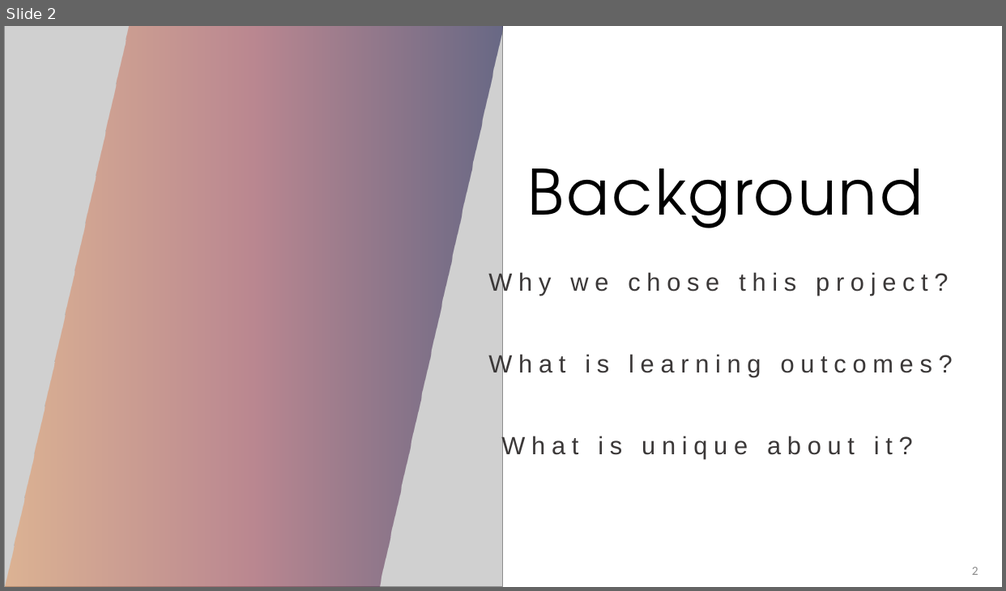
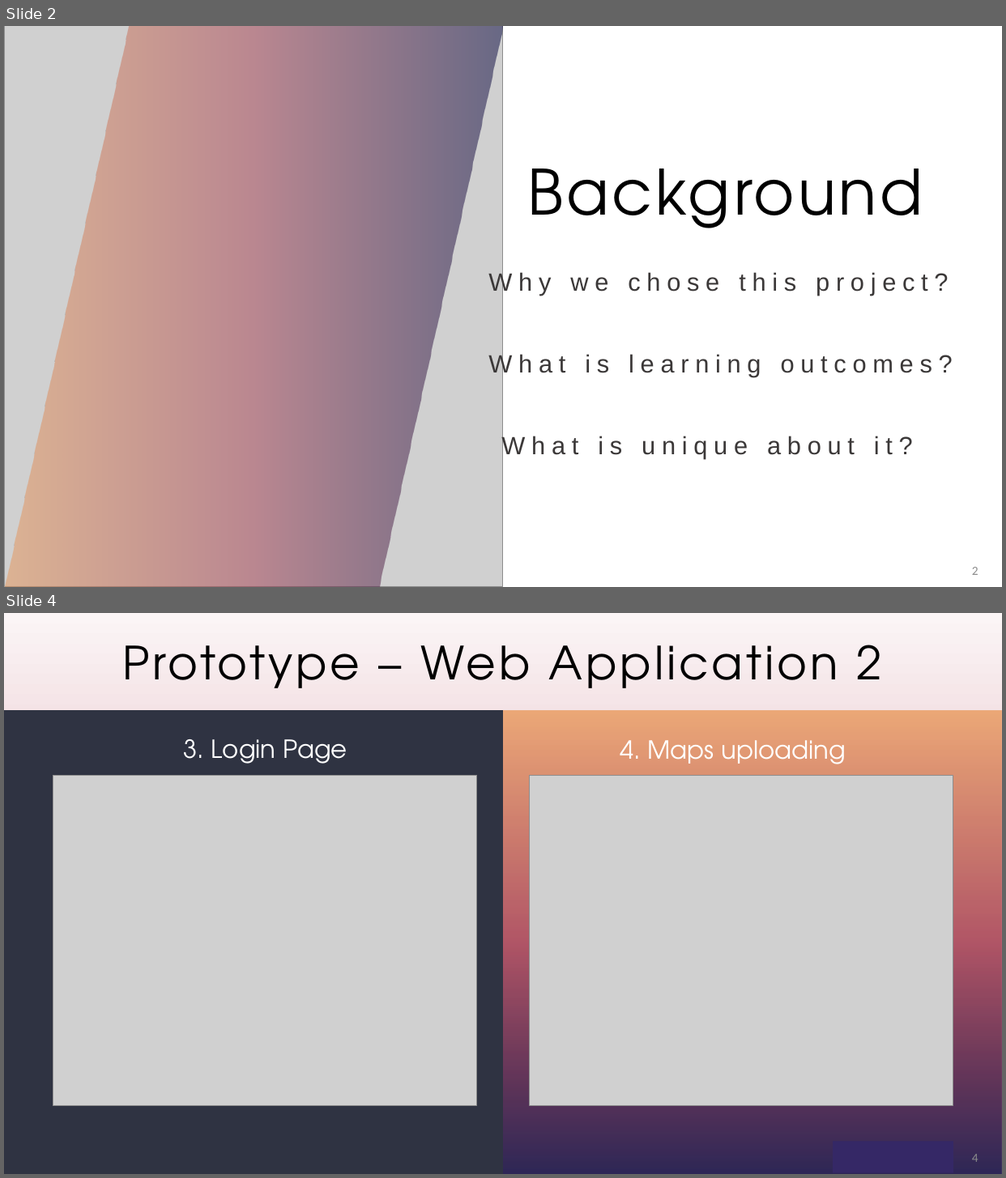
Before and after one commit to Pathfinder-Team/Computing-Project-2019---PathFinder, a slide deck: Documents/Technical Proposal - Due 21-10-19/PathFinder_presentation.pptx. Shown one above the other, each under a label of ours: slide 2 before the commit, slides 2 and 4 after it; the slides between them are not shown. The pictures are 1006x591 and 1006x1178 pixels, drawn with LibreOffice and Linux fonts; fonts in the diff are those of the drawing; grey boxes stand for pictures. Boxes give left, top, right and bottom in pixels: in the first picture for what was removed or moved away, otherwise in the second. Text is boxed around its words. In the diff, an @@ line names an element or a change of style, - is before the commit and + after.

```diff
--- a/Documents/Technical Proposal - Due 21-10-19/PathFinder_presentation.pptx
+++ b/Documents/Technical Proposal - Due 21-10-19/PathFinder_presentation.pptx
@@ slide 4 added at [4,613,1002,1174], background gradient #FBF5F6 to #DCA3AE to #E8C2C9; not listed: 1 template element that a slide beside it also shows @@
@@ title added at [122,645,882,688], 44 pt, text #000000 @@
+Prototype – Web Application 2
@@ rectangle added at [4,710,503,1174], fill #2F3342 @@
@@ rectangle added at [502,710,1002,1174], fill gradient #01023B to #A53F52 to #EA9A5C @@
@@ text added at [184,739,347,764], 24 pt, text #FFFFFF @@
+3. Login Page
@@ text added at [620,740,846,764], 24 pt, text #FFFFFF @@
+4. Maps uploading
@@ picture added at [53,776,477,1106] @@
@@ picture added at [530,776,954,1105] @@
@@ rectangle added at [833,1142,953,1174], fill #352866 @@
@@ page number added at [972,1154,978,1162], 12 pt, text #8C8C8C @@
+4
```
Also in this commit, not shown: 3 slides changed.
